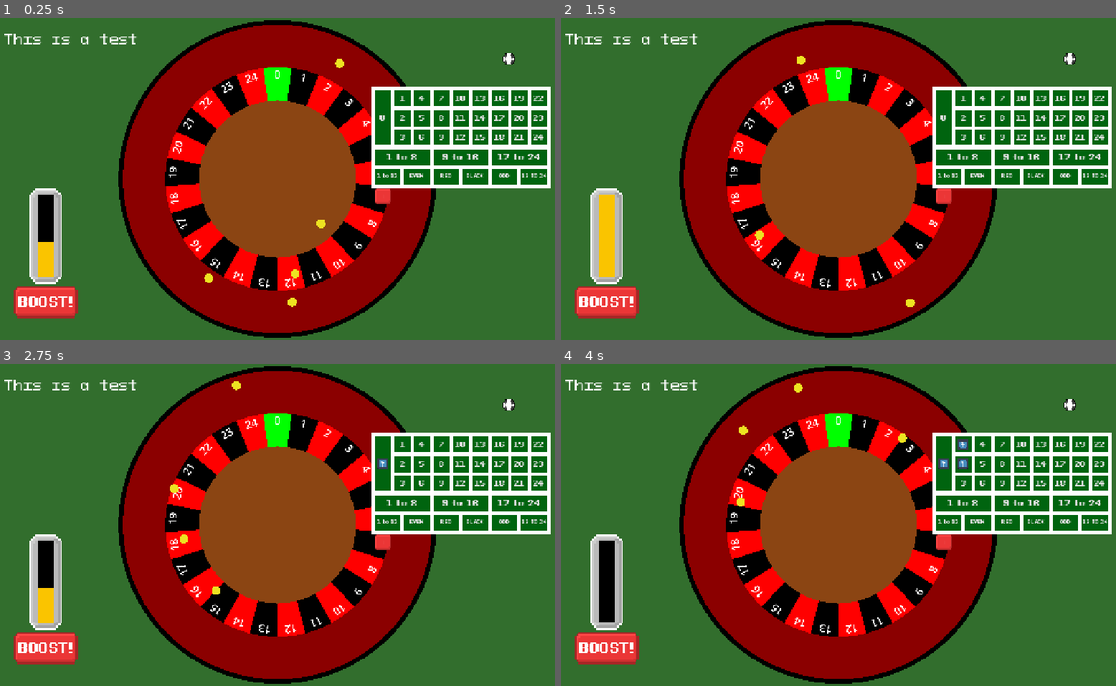
Above: before the commit, frames 1-4 (two rows, left to right).
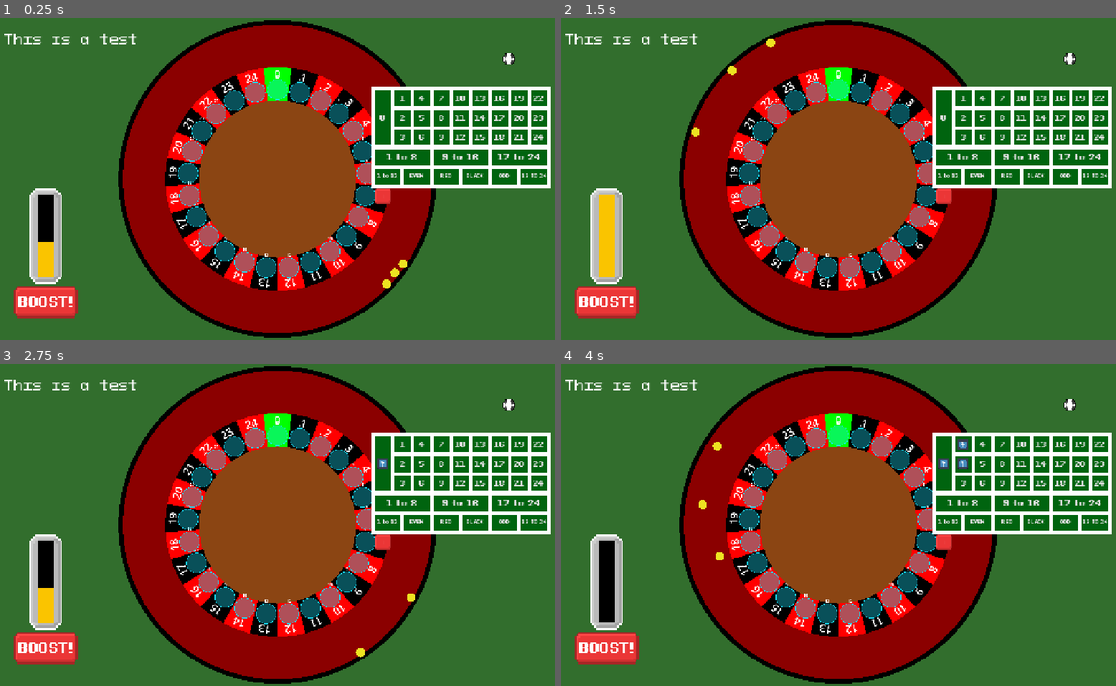
Above: after the commit, the same moments.

Repository: DuneRanger/Very-Serious-GameJam-2026
Game: Godot game, scene res://scenes/game/game_scene/game_scene.tscn
The game is run twice, just before and just after one commit, with the same random seed, the same clock (stepped at 60 frames per second) and the same inputs. The engine's default icon, where the game draws it, is replaced by a stand-in: a white triangle on a blue panel in a dark square. Sound files missing from this copy of the repository are replaced by a short silence.
Inputs:
- Up to frame 1 (0.25 s): no input
- Up to frame 2 (1.5 s): click "+" at 0.5 s; click "-" at 1.25 s
- Up to frame 3 (2.75 s): click "0" at 2 s
- Up to frame 4 (4 s): click "1" at 2.75 s; click "2" at 3.5 s

The runs differ from the first frame. In frame 1, 4.9% of the frame differs, in the area x 32-74%, y 12-90%; in frame 2, 4.8%; in frame 3, 4.8%; in frame 4, 4.9%.

Commit message:
Add roulette inclines and basic banks

Diff:
--- a/scenes/game/game_scene/roulette/roulette.gd
+++ b/scenes/game/game_scene/roulette/roulette.gd
@@ -37,7 +37,6 @@
 		var curCol = Color.RED
 		if i % 2 == 0: curCol = Color.BLACK
 		cells.append(RouletteCell.new(i + 1, curCol))
-	#spin_roulette()
 
 # -------------------------------- Drawing --------------------------------
 
@@ -47,6 +46,8 @@
 var outer_circle_radius : int = 700
 var outer_circle_colour : Color = Color.DARK_RED
 
+var visual_rotation : float = 0;
+
 func draw_circle_arc_poly(center, radius, angle_from, angle_to, color):
 	var nb_points = 32  + floor(100 * abs(angle_from - angle_to))
 	var points_arc = PackedVector2Array()
@@ -62,6 +63,7 @@
 	var base_cell_angle = 2 * PI / total_weight
 	var cur_angle = 0
 
+	draw_set_transform(Vector2(0, 0), visual_rotation)
 	for cell in cells:
 		# Actual angle length of the cell
 		var cur_cell_angle = base_cell_angle * cell.weight
@@ -75,8 +77,8 @@
 				HORIZONTAL_ALIGNMENT_CENTER, font_max_width, font_size)
 
 		cur_angle += cur_cell_angle
-		draw_set_transform(Vector2(0, 0), cur_angle)
-	draw_set_transform(Vector2(0, 0))
+		draw_set_transform(Vector2(0, 0), cur_angle + visual_rotation)
+	draw_set_transform(Vector2(0, 0), visual_rotation)
 
 func draw_centre():
 	draw_circle(Vector2(0, 0), inner_circle_radius, inner_circle_colour)
@@ -88,6 +90,7 @@
 	draw_edge()
 	draw_cells()
 	draw_centre()
+	_draw_bank_debug()
 
 # -------------------------------- Physics --------------------------------
 
@@ -123,20 +126,27 @@
 	wall_body.add_child(visual)
 
 func spin_roulette():
+	launch_balls()
 	rotation_speed = 0.02
+
+func stop_roulette():
+	rotation_speed = 0.0
 
 func _ready():
 	build_outer_wall()
-	build_incline_areas()
 	build_banks()
 	prepare_balls()
+	refresh_bank_debug()
 	launch_balls()
 
 func _physics_process(_delta: float):
+	give_balls_angular_velocity(_delta)
+	simulate_inclines(_delta)
 	match (game_manager.game_state):
 		GameEnums.game_states.SPIN_PHASE:
-			rotation += rotation_speed
-			_process_incline(_delta)
+			visual_rotation += rotation_speed
+			queue_redraw()
+			give_balls_angular_velocity(_delta)
 			if rotation_speed == 0:
 				game_manager.game_state = GameEnums.game_states.BET_PHASE
 		GameEnums.game_states.BET_PHASE:
@@ -152,7 +162,7 @@
 var balls = []
 
 func prepare_balls():
-	for i in range(5):
+	for i in range(3):
 		balls.append(RouletteBall.new())
 	for ball in balls:
 		add_child(ball)
@@ -160,39 +170,39 @@
 func launch_balls() -> void:
 	for ball in balls:
 		if ball and is_instance_valid(ball):
-			ball.position = get_random_vector2(cell_circle_radius)
-			ball.give_random_impulse()
-			#ball.position = Vector2(outer_circle_radius - 50, 0)
-			#ball.apply_impulse(Vector2(0, 10000))
-
-var incline_force_strength : float = 600
+			ball.position = Vector2(outer_circle_radius - 50, 0)
+			ball.apply_impulse(Vector2(0, 1000))
+
+var inner_incline_strength : float = 600
 var inner_incline_radius : int = inner_circle_radius
 var cell_radius_end : int = cell_circle_radius
 var outer_incline_radius : int = outer_circle_radius
-
-var balls_in_incline = []
-
-func build_incline_areas() -> void:
-	pass
-
-func _process_incline(delta: float) -> void:
-	pass
-# -------------------------------- Banks --------------------------------
-#
-# One small Area2D per pocket cell, positioned at that cell's mid-angle,
-# at the pocket ring's radius. When a ball enters one from the side (i.e.
-# coming from another pocket, moving roughly tangentially) we roll a
-# speed-dependent chance: low speed -> likely caught (settles into this
-# pocket), high speed -> likely skips over (just passes through, no effect
-# besides maybe a little drag, which the incline system already supplies).
-
-var bank_radius : float = 230.0          ## radius the bank Area2Ds sit at
+var outer_incline_strength : float = 800
+
+func give_balls_angular_velocity(_delta: float):
+	for ball : RouletteBall in balls:
+		var ball_to_mid = ball.position - position
+		if ball_to_mid.length() <= cell_circle_radius - ball.ball_radius:
+			ball.apply_force(-ball_to_mid.normalized().orthogonal() * 500 * rotation_speed)
+
+func simulate_inclines(_delta : float):
+	for ball : RouletteBall in balls:
+		var ball_to_mid = ball.position - position
+		var ball_rad = ball_to_mid.length()
+
+		if ball_rad <= inner_incline_radius + ball.ball_radius:
+			ball.apply_central_force(ball_to_mid.normalized() * inner_incline_strength)
+		elif ball_rad >= outer_incline_radius - ball.ball_radius:
+			ball.apply_central_force(-ball_to_mid.normalized() * outer_incline_strength)
+		elif ball_rad >= cell_circle_radius - ball.ball_radius:
+			ball.apply_central_force(-ball_to_mid.normalized() * 2 * outer_incline_strength)
+
+var bank_radius_pos : float = cell_circle_radius * 0.8
 var bank_catch_characteristic_speed : float = 150.0
-var bank_catch_sharpness : float = 1.5
-var bank_trigger_radius : float = 18.0   ## small circle per bank
+var bank_catch_sharpness : float = 2
+var bank_trigger_radius : float = 45
 
 var bank_areas : Array = []
-
 
 func build_banks() -> void:
 	var base_cell_angle = 2 * PI / total_weight
@@ -200,11 +210,11 @@
 
 	for cell in cells:
 		var cur_cell_angle = base_cell_angle * cell.weight
-		var mid_angle = cur_angle - PI / 2 + cur_cell_angle / 2
+		var mid_angle = cur_angle - PI / 2
 
 		var bank_area = Area2D.new()
 		bank_area.name = "Bank_%s" % str(cell.number)
-		bank_area.position = Vector2(cos(mid_angle), sin(mid_angle)) * bank_radius
+		bank_area.position = Vector2(cos(mid_angle), sin(mid_angle)) * bank_radius_pos
 
 		var shape = CircleShape2D.new()
 		shape.radius = bank_trigger_radius
@@ -215,34 +225,78 @@
 		add_child(bank_area)
 		bank_areas.append(bank_area)
 
-		# Bind the specific cell so the callback knows which pocket this is,
-		# without needing a separate class per bank.
 		bank_area.body_entered.connect(_on_bank_body_entered.bind(cell, bank_area))
-
 		cur_angle += cur_cell_angle
-
 
 func _bank_catch_probability(speed: float) -> float:
 	if speed <= 0.0:
 		return 1.0
 	return 1.0 / (1.0 + pow(speed / bank_catch_characteristic_speed, bank_catch_sharpness))
 
-
-func _on_bank_body_entered(body: Node, cell, bank_area: Area2D) -> void:
+func _on_bank_body_entered(body: RouletteBall, cell, bank_area: Area2D) -> void:
 	if not (body is RouletteBall) or body.settled:
 		return
 
 	var speed = body.get_speed()
 	var catch_chance = _bank_catch_probability(speed)
 
-	# Height also matters: a ball that's currently "up" on the incline
-	# (height closer to 1) is harder to catch even at the same speed, since
-	# it hasn't dropped down to pocket level yet. Scale the roll by
-	# (1 - height) so an elevated ball mostly skips regardless of speed.
 	var effective_chance = catch_chance * (1.0 - body.height * 0.85)
 
 	if randf() < effective_chance:
-		body.catch_in_pocket(bank_area.global_position)
+		body.catch_in_pocket(bank_area.global_position, bank_area)
 		print("Ball caught at number ", cell.number)
-	# else: ball just passes over/through, no effect -- the incline system
-	# and existing wall collisions continue to govern its motion.
+	else:
+		print("Ball missed cell ", cell.number)
+
+
+@export_group("Debug")
+## Toggle in the Inspector (or via code) to show/hide the bank trigger
+## circles. Pure debug aid -- has no effect on actual gameplay/physics.
+@export var show_bank_debug : bool = true:
+	set(v):
+		show_bank_debug = v
+		queue_redraw()
+
+@export var bank_debug_color : Color = Color(0.1, 0.9, 1.0, 0.35)
+@export var bank_debug_outline_color : Color = Color(0.1, 0.9, 1.0, 0.9)
+@export var bank_debug_label_color : Color = Color.WHITE
+@export var bank_debug_outline_width : float = 2.0
+## Toggle the small number label drawn next to each bank's circle, so you
+## can visually match trigger circles to pocket numbers.
+@export var show_bank_numbers : bool = true
+
+
+## Call this once after build_banks() so the overlay appears without
+## needing an unrelated redraw to trigger it first.
+func refresh_bank_debug() -> void:
+	queue_redraw()
+
+
+func _draw_bank_debug() -> void:
+	if not show_bank_debug:
+		return
+
+	for bank_area in bank_areas:
+		if not is_instance_valid(bank_area):
+			continue
+
+		var radius = bank_trigger_radius
+		var pos = bank_area.position
+
+		draw_circle(pos, radius, bank_debug_color)
+		draw_arc(pos, radius, 0, TAU, 32, bank_debug_outline_color, bank_debug_outline_width)
+
+		if show_bank_numbers:
+			var label_text = bank_area.name.replace("Bank_", "")
+			var font_size = 16
+			# NOTE: draw_string's HORIZONTAL_ALIGNMENT_CENTER argument has
+			# had reported bugs in some 4.x versions where it's silently
+			# ignored, and get_string_size doesn't always match what
+			# draw_string actually renders -- not worth depending on
+			# either for a debug-only label. A rough manual offset
+			# (half a character-width guess per digit) is crude but
+			# reliable and good enough for a dev overlay; eyeball it once
+			# in-editor and tweak the multiplier below if labels look off.
+			var rough_half_width = label_text.length() * font_size * 0.3
+			draw_string(default_font, pos + Vector2(-rough_half_width, -radius - 6),
+					label_text, HORIZONTAL_ALIGNMENT_LEFT, -1, font_size, bank_debug_label_color)
--- a/scenes/game/game_scene/roulette/roulette_ball.gd
+++ b/scenes/game/game_scene/roulette/roulette_ball.gd
@@ -14,12 +14,10 @@
 
 var rand_impulse_size : float = 1000
 
-var decay_rate : float = 0.001
-var angular_decay_rate : float = 0.001
-
 var min_speed_threshold : float = 5
 var fast_slowdown_speed : float = 100
 var max_speed : float = 10000
+var ball_radius : float = 10
 
 # 0 = on a pocket floor,
 # 1.0 = up at the rim.
@@ -30,13 +28,14 @@
 
 ## Marks the ball as settled and no longer updates physics
 var settled : bool = false
+var bound_bank : Area2D
 
 func _init():
 	mass = 1.0
 	gravity_scale = 0
 
 	var phys_mat = PhysicsMaterial.new()
-	phys_mat.bounce = 1
+	phys_mat.bounce = 0.5
 	phys_mat.friction = 0.001
 	physics_material_override = phys_mat
 
@@ -44,7 +43,7 @@
 	continuous_cd = RigidBody2D.CCD_MODE_CAST_RAY
 
 	var shape = CircleShape2D.new()
-	shape.radius = 10
+	shape.radius = ball_radius
 
 	var collider = CollisionShape2D.new()
 	collider.shape = shape
@@ -63,34 +62,19 @@
 
 func _integrate_forces(state: PhysicsDirectBodyState2D) -> void:
 	if settled:
-		state.linear_velocity = Vector2.ZERO
-		state.angular_velocity = 0.0
+		var bank_to_ball = bound_bank.global_position - global_position
+		state.linear_velocity = bank_to_ball.normalized() * 100
 		return
 
 	var new_vel = state.linear_velocity
-	if new_vel.length() < min_speed_threshold:
-		new_vel = Vector2.ZERO
-	elif new_vel.length() < fast_slowdown_speed:
-		new_vel *= 0.99
+	if new_vel.length() < fast_slowdown_speed:
+		new_vel *= 0.999
 	elif new_vel.length() > max_speed:
 		new_vel = new_vel.normalized() * max_speed
 
 	state.linear_velocity = new_vel
 
-
-## Call when a bank divider "catches" the ball (see Roulette's bank logic).
-## Kills the radial component of velocity and pulls height toward 0 so the
-## ball visually/physically settles toward the pocket floor instead of
-## continuing to slide around the ring.
-func catch_in_pocket(center: Vector2) -> void:
-	var to_center = (center - global_position).normalized()
-	var radial_speed = linear_velocity.dot(-to_center)
-	if radial_speed > 0:
-		# Remove the outward-radial component of velocity, keep tangential
-		# (so it doesn't stop dead, just stops climbing/orbiting outward).
-		linear_velocity -= (-to_center) * radial_speed
-	height = max(0.0, height - 0.4)
-
-func settle() -> void:
+func catch_in_pocket(center: Vector2, bank : Area2D) -> void:
+	height = 0
 	settled = true
-	freeze = true
+	bound_bank = bank
